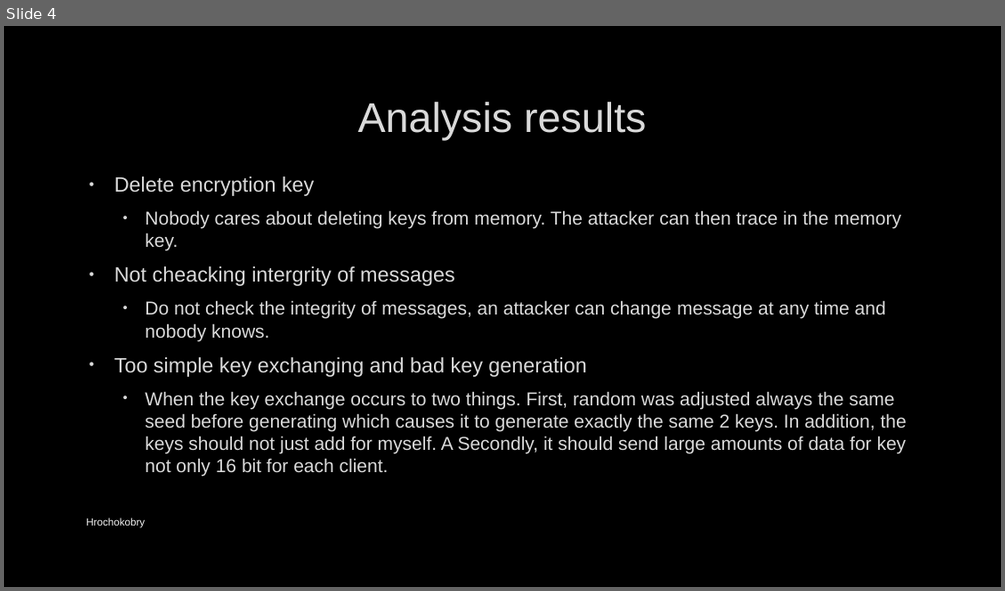
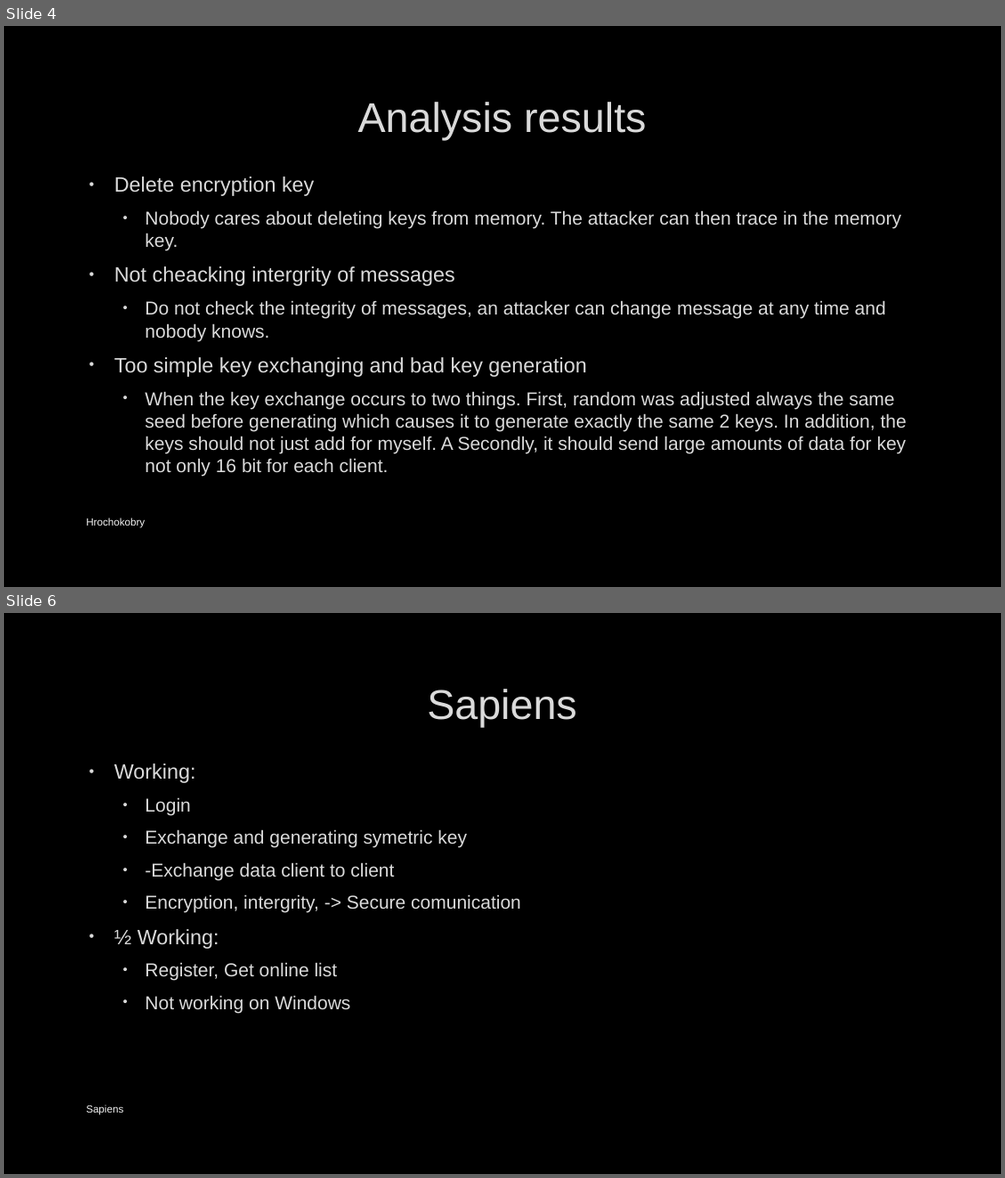
Before and after one commit to Mikycrazy/pb173-project, a slide deck: Docs/Hrochokobry.pptx. Shown one above the other, each under a label of ours: slide 4 before the commit, slides 4 and 6 after it; the slides between them are not shown. The pictures are 1005x591 and 1005x1178 pixels, drawn with LibreOffice and Linux fonts; fonts in the diff are those of the drawing; background and template pictures are left out. Boxes give left, top, right and bottom in pixels: in the first picture for what was removed or moved away, otherwise in the second. Text is boxed around its words. In the diff, an @@ line names an element or a change of style, - is before the commit and + after.

```diff
--- a/Docs/Hrochokobry.pptx
+++ b/Docs/Hrochokobry.pptx
@@ slide 6 added at [4,613,1001,1174], background picture (left out) @@
@@ title added at [427,689,577,727], 40 pt, text #DADADA @@
+Sapiens
@@ text added at [114,763,521,1013], 18 pt, text #DADADA @@
+• Working:
+  • Login
+  • Exchange and generating symetric key
+  • -Exchange data client to client
+  • Encryption, intergrity, -> Secure comunication
+• ½ Working:
+  • Register, Get online list
+  • Not working on Windows
@@ text added at [86,1104,123,1115], 10 pt, text #F2F2F2 @@
+Sapiens
```
Also in this commit, not shown: 2 slides changed, 3 other slides added.
